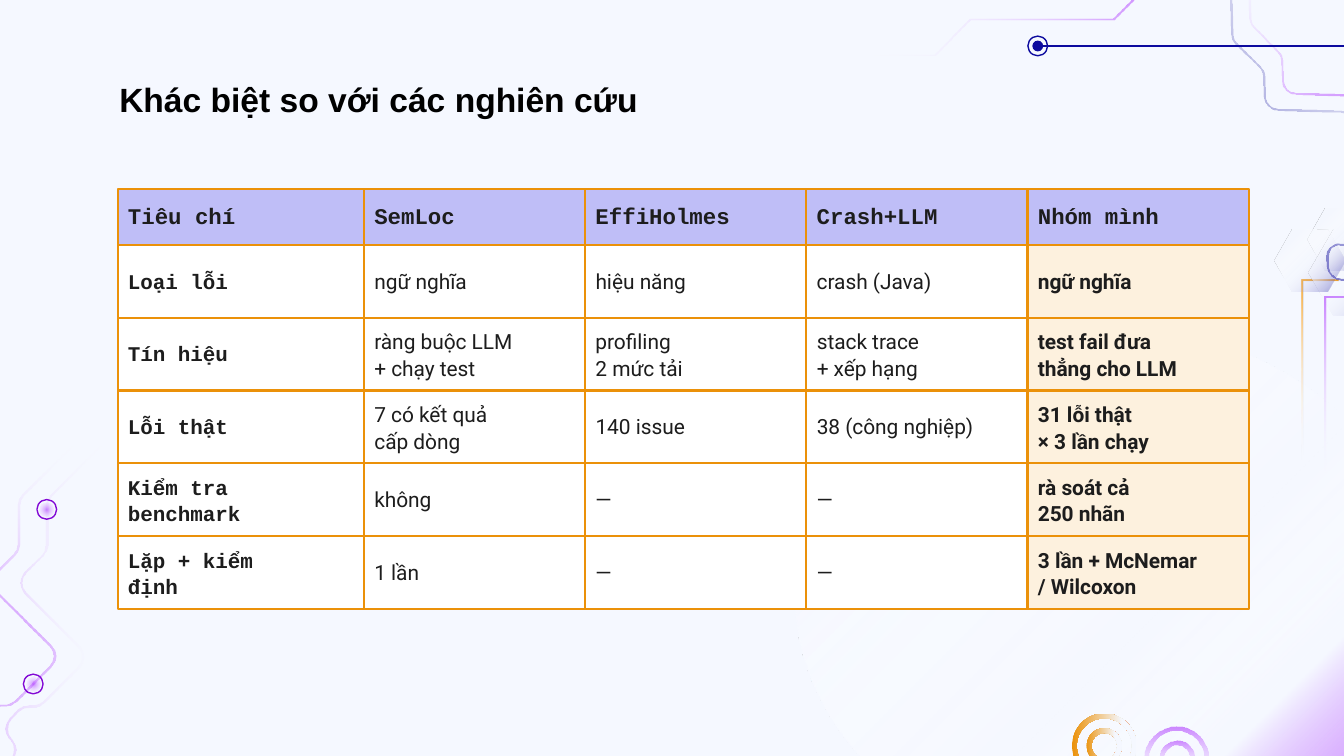
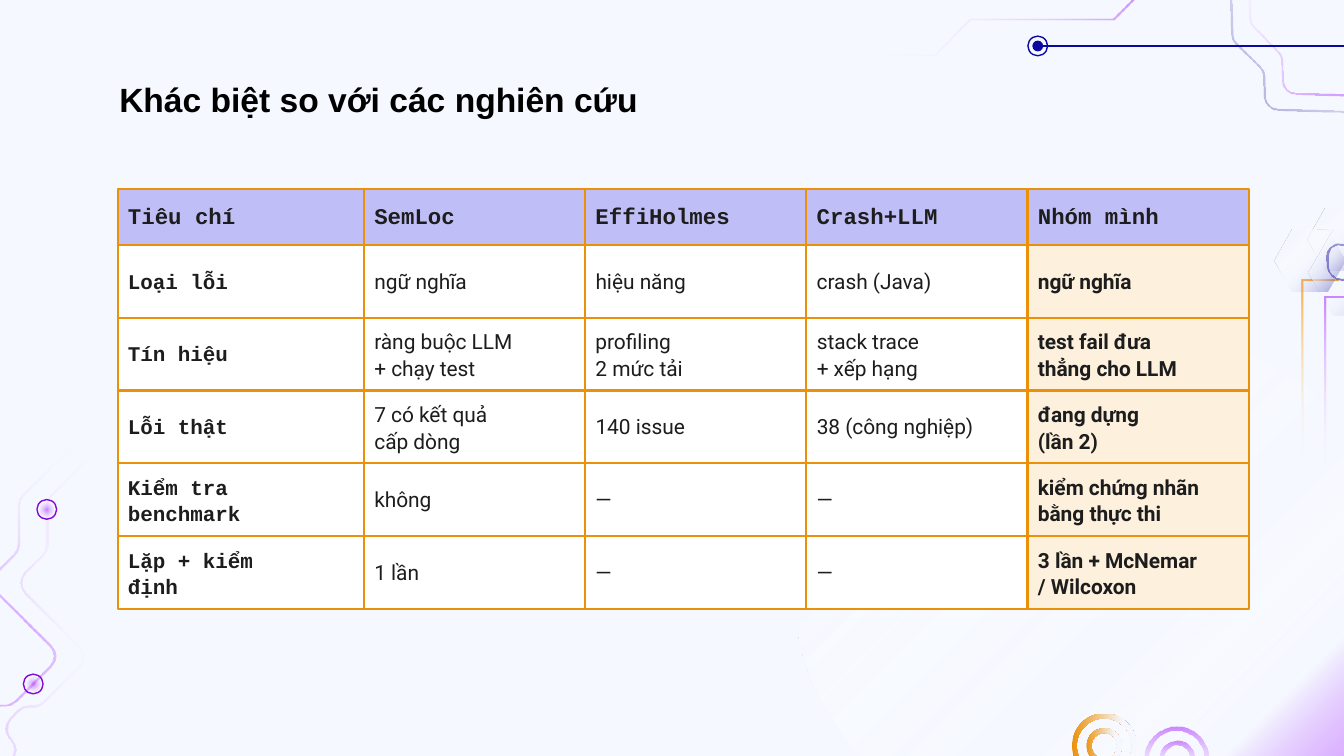
Before and after one commit to doanan293/grounded-or-guessed, a slide deck: slide 8 of docs/presentation/bao-cao-lan-1.pptx. Drawn at 1344x756 pixels with LibreOffice and Linux fonts; fonts in the diff are those of the drawing; background and template pictures are left out. Boxes give left, top, right and bottom in pixels: in the first picture for what was removed or moved away, otherwise in the second. Text is boxed around its words. In the diff, an @@ line names an element or a change of style, - is before the commit and + after.

```diff
--- a/docs/presentation/bao-cao-lan-1.pptx
+++ b/docs/presentation/bao-cao-lan-1.pptx
@@ text at box(1038, 406, 1139, 454): text changed @@
-31 lỗi thật
-× 3 lần chạy
+đang dựng
+(lần 2)
@@ text at box(1038, 478, 1199, 526): text changed @@
-rà soát cả
-250 nhãn
+kiểm chứng nhãn
+bằng thực thi
```
Also in this commit, not shown: 5 other slides changed, 2 slides removed, 30 other files.
